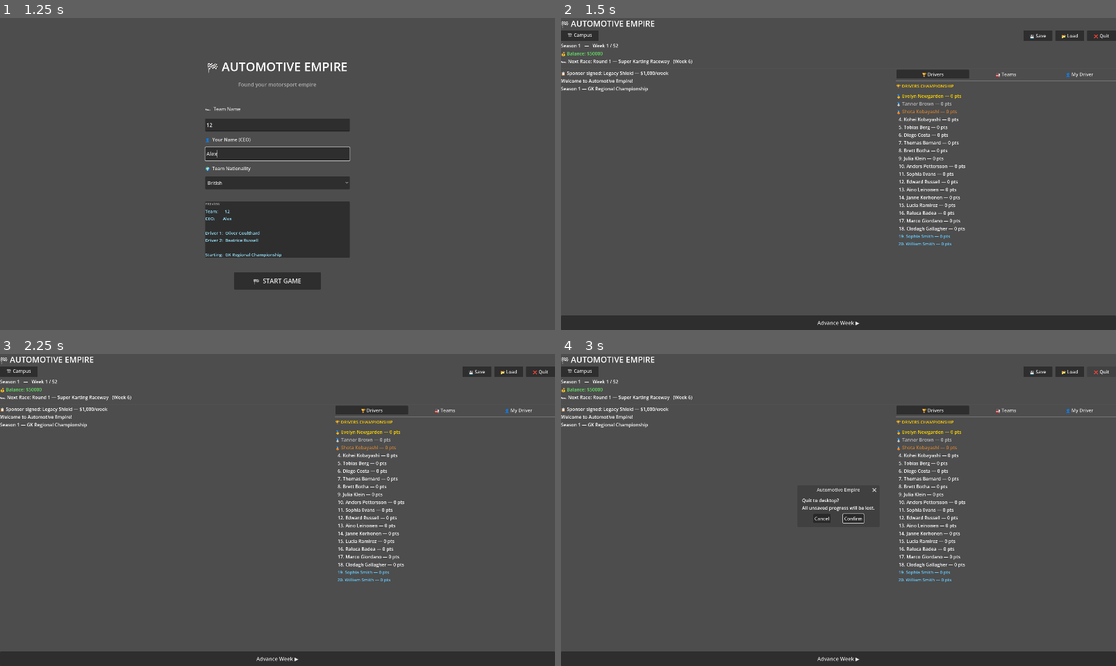
Above: before the commit, frames 1-4 (two rows, left to right).
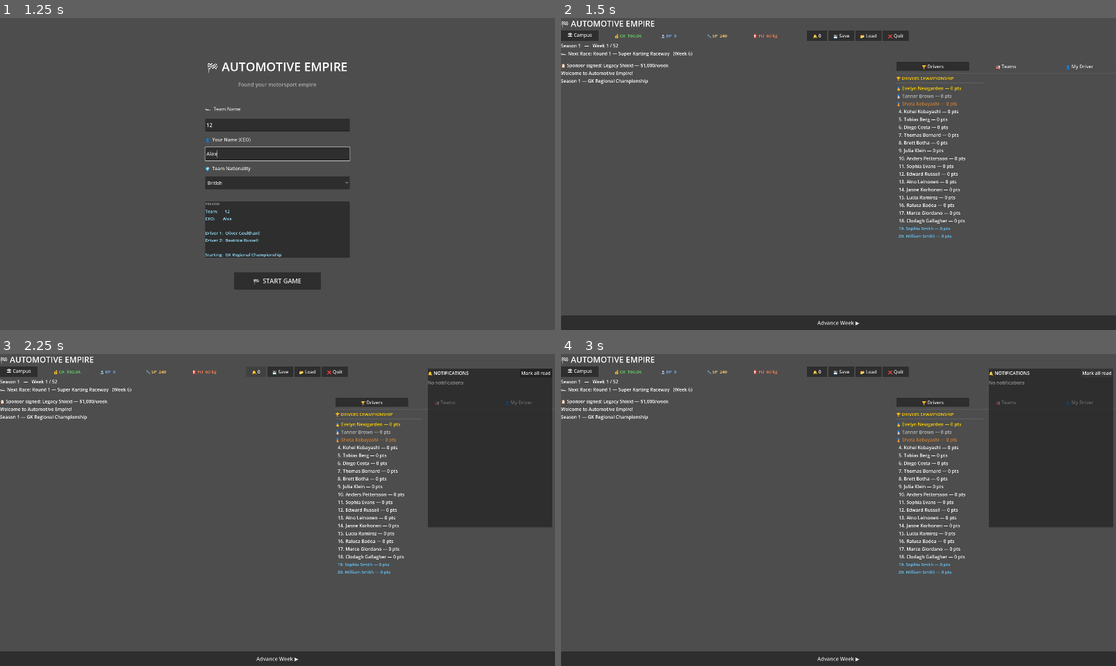
Above: after the commit, the same moments.

Repository: andreasmrg-droid/Automotive-Empire
Game: Godot game, scene res://scenes/NewGame.tscn
Same seed, same stepped clock (60 frames per second), same inputs: the game is played once before the commit and once after it.
Inputs (mouse positions are in pixels of both pictures, inside the frame that each line leads up to):
- Up to frame 1 (1.25 s): click (277, 124) at 0.52 s; type "12" at 0.6 s; click (277, 155) at 0.75 s; type "Alex" at 0.83 s
- Up to frame 2 (1.5 s): click "🏁 START GAME" at 1.25 s
- Up to frame 3 (2.25 s): click (255, 372) at 2 s, where only the run after the commit has a clickable "🔔 0"
- Up to frame 4 (3 s): click (1099, 372) at 2.75 s, where only the run after the commit has a clickable "Mark all read"

Frame 1 is identical in both runs. In frame 2, 4.2% of the frame differs, in the area x 0-100%, y 4-74%; in frame 3, 15%; in frame 4, 15%.

Commit message:
"Resource bar + notification system"

Diff:
--- a/autoloads/GameState.gd
+++ b/autoloads/GameState.gd
@@ -33,6 +33,16 @@
 var campus_buildings: Dictionary = {}
 var active_sponsor: Dictionary = {}
 var sponsor_no_points_streak: int = 0
+
+# Resources
+var research_points: float = 0.0
+var spare_parts: int = 240        # units, starts with 2 races worth
+var fuel_kg: float = 60.0         # kg, starts with 2 races worth
+
+# Notifications
+var notifications: Array = []
+var unread_notification_count: int = 0
+signal notifications_updated()
 
 # Campus zones - defines layout order
 var campus_zones: Dictionary = {
@@ -369,6 +379,29 @@
 	}
 	add_log("📋 Sponsor signed: %s — $1,000/week" % picked["name"])
 
+func add_notification(priority: String, message: String) -> void:
+	# priority: "Critical", "High", "Normal"
+	notifications.append({
+		"priority": priority,
+		"message": message,
+		"week": current_week,
+		"season": current_season,
+		"read": false,
+	})
+	unread_notification_count += 1
+	emit_signal("notifications_updated")
+	# Also log critical ones
+	if priority == "Critical":
+		add_log("🔴 CRITICAL: %s" % message)
+	elif priority == "High":
+		add_log("🟠 %s" % message)
+
+func mark_all_notifications_read() -> void:
+	for n in notifications:
+		n["read"] = true
+	unread_notification_count = 0
+	emit_signal("notifications_updated")
+
 func _apply_sponsor_income() -> void:
 	if active_sponsor.is_empty():
 		return
@@ -422,6 +455,72 @@
 		var driver_count = team.drivers.size()
 		var ai_expenses = (team.weekly_driver_salary * driver_count) + team.weekly_mechanic_salary
 		team.balance -= ai_expenses
+
+func _consume_race_resources() -> void:
+	# SP: base cost per race
+	var sp_base = 120  # GK Regional default
+	var sp_used = sp_base
+	spare_parts -= sp_used
+	spare_parts = max(spare_parts, 0)
+	add_log("🔧 Spare parts used: %d units (stock: %d)" % [sp_used, spare_parts])
+
+	# Fuel: per car per race
+	var fuel_per_car = 15.0  # GK Regional default
+	var cars = player_team.drivers.size()
+	var fuel_used = fuel_per_car * cars
+	fuel_kg -= fuel_used
+	fuel_kg = max(fuel_kg, 0.0)
+	add_log("⛽ Fuel used: %.1f kg (stock: %.1f kg)" % [fuel_used, fuel_kg])
+
+	# Check warnings
+	_check_resource_notifications()
+
+func _earn_race_rp(laps: int) -> void:
+	var rp_gained = laps * 0.5
+	research_points += rp_gained
+	add_log("🔬 RP gained: %.0f (total: %.0f)" % [rp_gained, research_points])
+
+func _check_resource_notifications() -> void:
+	# SP warnings
+	if spare_parts <= 0:
+		add_notification("Critical", "No spare parts remaining! Buy more at the Logistics Center before next race.")
+	elif spare_parts < 120:
+		add_notification("High", "Spare parts running low (%d units). Less than 1 race worth remaining." % spare_parts)
+
+	# Fuel warnings
+	if fuel_kg <= 0.0:
+		add_notification("Critical", "No fuel remaining! Buy more at the Logistics Center before next race.")
+	elif fuel_kg < 15.0:
+		add_notification("High", "Fuel running low (%.1f kg). Less than 1 race worth remaining." % fuel_kg)
+
+	# Bankruptcy warning (less than 2 weeks of expenses)
+	var weekly_expenses = 1250  # approximate
+	if player_team.balance < 0:
+		add_notification("Critical", "BANKRUPTCY RISK: Balance is negative ($%.0f)!" % player_team.balance)
+	elif player_team.balance < weekly_expenses * 2:
+		add_notification("High", "Low funds warning: Less than 2 weeks of expenses remaining.")
+
+func buy_spare_parts(units: int) -> bool:
+	var cost_per_unit = 1  # $1 per unit for GK Regional (120 units = $120/race)
+	var total_cost = units * cost_per_unit
+	if player_team.balance < total_cost:
+		add_notification("High", "Not enough credits to buy spare parts.")
+		return false
+	player_team.balance -= total_cost
+	spare_parts += units
+	add_log("🛒 Bought %d spare parts for $%d (stock: %d)" % [units, total_cost, spare_parts])
+	return true
+
+func buy_fuel(kg: float) -> bool:
+	var cost_per_kg = 2.0  # placeholder price
+	var total_cost = kg * cost_per_kg
+	if player_team.balance < total_cost:
+		add_notification("High", "Not enough credits to buy fuel.")
+		return false
+	player_team.balance -= total_cost
+	fuel_kg += kg
+	add_log("🛒 Bought %.1f kg fuel for $%.0f (stock: %.1f kg)" % [kg, total_cost, fuel_kg])
+	return true
 
 func get_building(building_id: String) -> Dictionary:
 	return campus_buildings.get(building_id, {})
@@ -760,8 +859,14 @@
 
 	# Check season end
 	if active_championship.is_season_finished() or current_week >= max_weeks:
+		_consume_race_resources()
+		_earn_race_rp(race_data["laps"])
 		_end_season()
 		return
+
+# Consume resources and earn RP
+	_consume_race_resources()
+	_earn_race_rp(race_data["laps"])
 
 	# Switch to race results scene
 	get_tree().change_scene_to_file("res://scenes/RaceResults.tscn")
--- a/scenes/MainHub.gd
+++ b/scenes/MainHub.gd
@@ -15,12 +15,22 @@
 @onready var teams_box = $Layout/MainArea/SidePanel/TeamsPanel/TeamsBox
 @onready var driver_panel = $Layout/MainArea/SidePanel/DriverPanel
 @onready var driver_stats_label = $Layout/MainArea/SidePanel/DriverPanel/DriverStatsLabel
-@onready var nav_bar = $Layout/TopBar
+
+var top_bar: HBoxContainer
 
 var tab_drivers_btn: Button
 var tab_teams_btn: Button
 var tab_driver_btn: Button
 var current_tab: String = "drivers"
+var resource_bar: HBoxContainer
+var cr_label: Label
+var rp_label: Label
+var sp_label: Label
+var fu_label: Label
+var notif_button: Button
+var notif_panel: PanelContainer
+var notif_box: VBoxContainer
+var notif_visible: bool = false
 
 func _ready() -> void:
 	# Layout fills screen
@@ -31,35 +41,103 @@
 	title_label.add_theme_color_override("font_color", Color.WHITE)
 
 # Top navigation bar
-	nav_bar.add_theme_constant_override("separation", 10)
-
+	top_bar = $Layout/TopBar
+
+# ── TOP BAR ──────────────────────────────────────────────────────
 	var campus_btn = Button.new()
-	campus_btn.text = "🏗 Campus"
+	campus_btn.text = "🏛 Campus"
 	campus_btn.custom_minimum_size = Vector2(130, 35)
 	campus_btn.pressed.connect(_on_campus_pressed)
-	nav_bar.add_child(campus_btn)
+	top_bar.add_child(campus_btn)
+
+	# Resource bar
+	resource_bar = HBoxContainer.new()
+	resource_bar.size_flags_horizontal = Control.SIZE_EXPAND_FILL
+	resource_bar.alignment = BoxContainer.ALIGNMENT_CENTER
+	resource_bar.add_theme_constant_override("separation", 30)
+	top_bar.add_child(resource_bar)
+
+	cr_label = _make_resource_label("💰 CR", Color(0.4, 0.9, 0.4))
+	rp_label = _make_resource_label("🔬 RP", Color(0.5, 0.7, 1.0))
+	sp_label = _make_resource_label("🔧 SP", Color(1.0, 0.8, 0.4))
+	fu_label = _make_resource_label("⛽ FU", Color(1.0, 0.5, 0.3))
+	resource_bar.add_child(cr_label)
+	resource_bar.add_child(rp_label)
+	resource_bar.add_child(sp_label)
+	resource_bar.add_child(fu_label)
+
+	# Notification bell
+	notif_button = Button.new()
+	notif_button.text = "🔔 0"
+	notif_button.custom_minimum_size = Vector2(70, 35)
+	notif_button.pressed.connect(_on_notif_pressed)
+	top_bar.add_child(notif_button)
+
+	# Save / Load / Quit buttons (right side)
+	var save_btn = Button.new()
+	save_btn.text = "💾 Save"
+	save_btn.custom_minimum_size = Vector2(90, 35)
+	save_btn.pressed.connect(_on_save_pressed)
+	top_bar.add_child(save_btn)
+
+	var load_btn = Button.new()
+	load_btn.text = "📂 Load"
+	load_btn.custom_minimum_size = Vector2(90, 35)
+	load_btn.pressed.connect(_on_load_pressed)
+	top_bar.add_child(load_btn)
+
+	var quit_btn = Button.new()
+	quit_btn.text = "❌ Quit"
+	quit_btn.custom_minimum_size = Vector2(90, 35)
+	quit_btn.pressed.connect(_on_quit_pressed)
+	top_bar.add_child(quit_btn)
+
+	# ── NOTIFICATION PANEL (hidden by default) ────────────────────────
+	notif_panel = PanelContainer.new()
+	notif_panel.visible = false
+	notif_panel.custom_minimum_size = Vector2(420, 0)
+	notif_panel.size_flags_vertical = Control.SIZE_SHRINK_BEGIN
+	# Position it as overlay — add to root Control, not layout
+	notif_panel.set_anchors_preset(Control.PRESET_TOP_RIGHT)
+	notif_panel.offset_left = -440
+	notif_panel.offset_top = 50
+	notif_panel.offset_right = -10
+	notif_panel.offset_bottom = 600
+	add_child(notif_panel)
+
+	var notif_vbox = VBoxContainer.new()
+	notif_vbox.add_theme_constant_override("separation", 6)
+	notif_panel.add_child(notif_vbox)
+
+	var notif_header = HBoxContainer.new()
+	notif_vbox.add_child(notif_header)
+
+	var notif_title = Label.new()
+	notif_title.text = "🔔 NOTIFICATIONS"
+	notif_title.add_theme_font_size_override("font_size", 16)
+	notif_title.add_theme_color_override("font_color", Color.WHITE)
+	notif_title.size_flags_horizontal = Control.SIZE_EXPAND_FILL
+	notif_header.add_child(notif_title)
+
+	var clear_btn = Button.new()
+	clear_btn.text = "Mark all read"
+	clear_btn.custom_minimum_size = Vector2(110, 30)
+	clear_btn.pressed.connect(_on_clear_notifs_pressed)
+	notif_header.add_child(clear_btn)
+
+	var notif_scroll = ScrollContainer.new()
+	notif_scroll.custom_minimum_size = Vector2(400, 0)
+	notif_scroll.size_flags_vertical = Control.SIZE_EXPAND_FILL
+	notif_vbox.add_child(notif_scroll)
+
+	notif_box = VBoxContainer.new()
+	notif_box.custom_minimum_size = Vector2(400, 0)
+	notif_box.add_theme_constant_override("separation", 6)
+	notif_scroll.add_child(notif_box)
 
 	var spacer = Control.new()
 	spacer.size_flags_horizontal = Control.SIZE_EXPAND_FILL
-	nav_bar.add_child(spacer)
-
-	var save_btn = Button.new()
-	save_btn.text = "💾 Save"
-	save_btn.custom_minimum_size = Vector2(100, 35)
-	save_btn.pressed.connect(_on_save_pressed)
-	nav_bar.add_child(save_btn)
-
-	var load_btn = Button.new()
-	load_btn.text = "📂 Load"
-	load_btn.custom_minimum_size = Vector2(100, 35)
-	load_btn.pressed.connect(_on_load_pressed)
-	nav_bar.add_child(load_btn)
-
-	var quit_btn = Button.new()
-	quit_btn.text = "❌ Quit"
-	quit_btn.custom_minimum_size = Vector2(100, 35)
-	quit_btn.pressed.connect(_on_quit_pressed)
-	nav_bar.add_child(quit_btn)
+	top_bar.add_child(spacer)
 
 	# MainArea
 	var main_area = $Layout/MainArea
@@ -109,6 +187,8 @@
 	_update_display()
 	_refresh_log()
 	_show_tab("drivers")
+
+	balance_label.visible = false
 
 func _build_tabs() -> void:
 	tab_row.add_theme_constant_override("separation", 2)
@@ -161,6 +241,92 @@
 	else:
 		next_race_label.text = "✅ No more races this season"
 	next_race_label.add_theme_color_override("font_color", Color.WHITE)
+	# Resources
+	cr_label.text = "💰 CR  $%s" % _format_number(GameState.player_team.balance)
+	if GameState.player_team.balance >= 0:
+		cr_label.add_theme_color_override("font_color", Color(0.4, 0.9, 0.4))
+	else:
+		cr_label.add_theme_color_override("font_color", Color(1.0, 0.3, 0.3))
+	rp_label.text = "🔬 RP  %.0f" % GameState.research_points
+	sp_label.text = "🔧 SP  %d" % GameState.spare_parts
+	fu_label.text = "⛽ FU  %.0f kg" % GameState.fuel_kg
+
+	# SP/FU warning colors
+	sp_label.add_theme_color_override("font_color",
+		Color(1.0, 0.3, 0.3) if GameState.spare_parts < 120 else Color(1.0, 0.8, 0.4))
+	fu_label.add_theme_color_override("font_color",
+		Color(1.0, 0.3, 0.3) if GameState.fuel_kg < 15.0 else Color(1.0, 0.5, 0.3))
+
+	# Notification bell
+	var unread = GameState.unread_notification_count
+	notif_button.text = "🔔 %d" % unread
+	if unread > 0:
+		notif_button.add_theme_color_override("font_color", Color(1.0, 0.3, 0.3))
+	else:
+		notif_button.add_theme_color_override("font_color", Color.WHITE)
+
+	# Also remove the old balance label update since cr_label handles it now
+
+func _format_number(n: float) -> String:
+	if abs(n) >= 1000000:
+		return "%.1fM" % (n / 1000000.0)
+	elif abs(n) >= 1000:
+		return "%.1fK" % (n / 1000.0)
+	else:
+		return "%.0f" % n
+
+func _on_notif_pressed() -> void:
+	notif_visible = !notif_visible
+	notif_panel.visible = notif_visible
+	if notif_visible:
+		_refresh_notifications()
+		GameState.mark_all_notifications_read()
+		_update_display()
+
+func _on_clear_notifs_pressed() -> void:
+	GameState.mark_all_notifications_read()
+	_refresh_notifications()
+	_update_display()
+
+func _refresh_notifications() -> void:
+	for child in notif_box.get_children():
+		child.queue_free()
+
+	var notifs = GameState.notifications
+	if notifs.is_empty():
+		var empty = Label.new()
+		empty.text = "No notifications"
+		empty.add_theme_color_override("font_color", Color(0.6, 0.6, 0.6))
+		notif_box.add_child(empty)
+		return
+
+	# Show newest first
+	for i in range(notifs.size() - 1, -1, -1):
+		var n = notifs[i]
+		var card = PanelContainer.new()
+		var vbox = VBoxContainer.new()
+		vbox.add_theme_constant_override("separation", 2)
+		card.add_child(vbox)
+
+		var header = Label.new()
+		var priority_icon = "🔴" if n["priority"] == "Critical" else ("🟠" if n["priority"] == "High" else "🔵")
+		header.text = "%s  S%d W%d" % [priority_icon, n["season"], n["week"]]
+		header.add_theme_font_size_override("font_size", 11)
+		header.add_theme_color_override("font_color", Color(0.6, 0.6, 0.6))
+		vbox.add_child(header)
+
+		var msg = Label.new()
+		msg.text = n["message"]
+		msg.autowrap_mode = TextServer.AUTOWRAP_WORD_SMART
+		msg.custom_minimum_size = Vector2(380, 0)
+		var color = Color(1.0, 0.4, 0.4) if n["priority"] == "Critical" else (Color(1.0, 0.7, 0.3) if n["priority"] == "High" else Color(0.6, 0.8, 1.0))
+		msg.add_theme_color_override("font_color", color)
+		vbox.add_child(msg)
+
+		notif_box.add_child(card)
+
+		var sep = HSeparator.new()
+		notif_box.add_child(sep)
 
 func _refresh_driver_standings() -> void:
 	for child in drivers_box.get_children():
@@ -427,6 +593,13 @@
 	dialog.popup_centered()
 	dialog.confirmed.connect(func(): dialog.queue_free())
 
+func _make_resource_label(_prefix: String, color: Color) -> Label:
+	var label = Label.new()
+	label.add_theme_font_size_override("font_size", 15)
+	label.add_theme_color_override("font_color", color)
+	label.custom_minimum_size = Vector2(130, 0)
+	return label
+
 func _show_confirmation(message: String, on_confirm: Callable) -> void:
 	var dialog = ConfirmationDialog.new()
 	dialog.title = "Automotive Empire"
